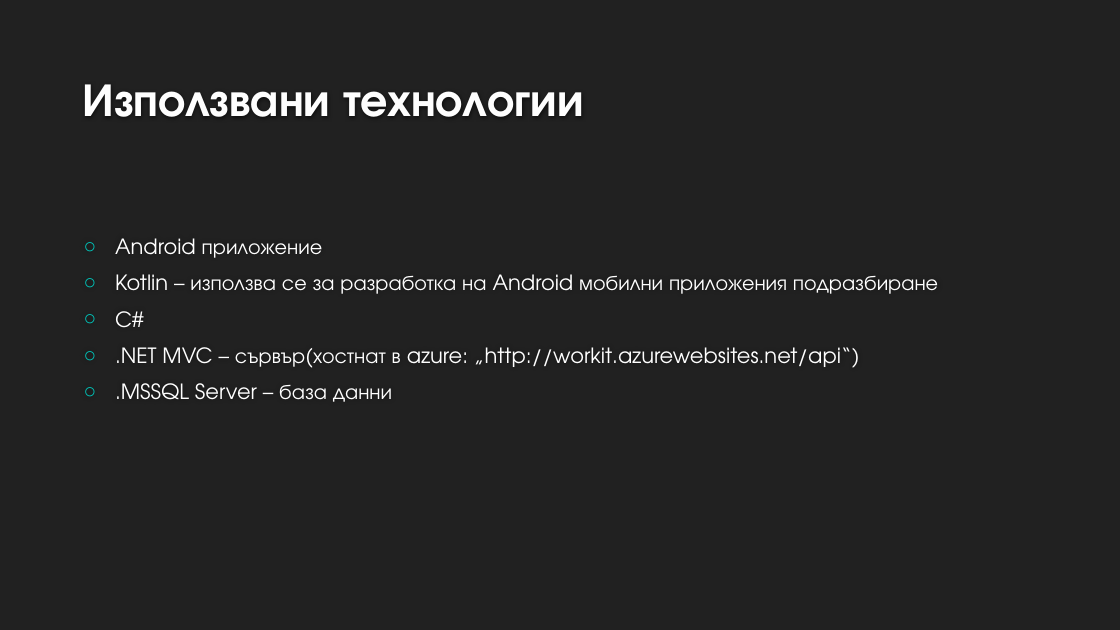
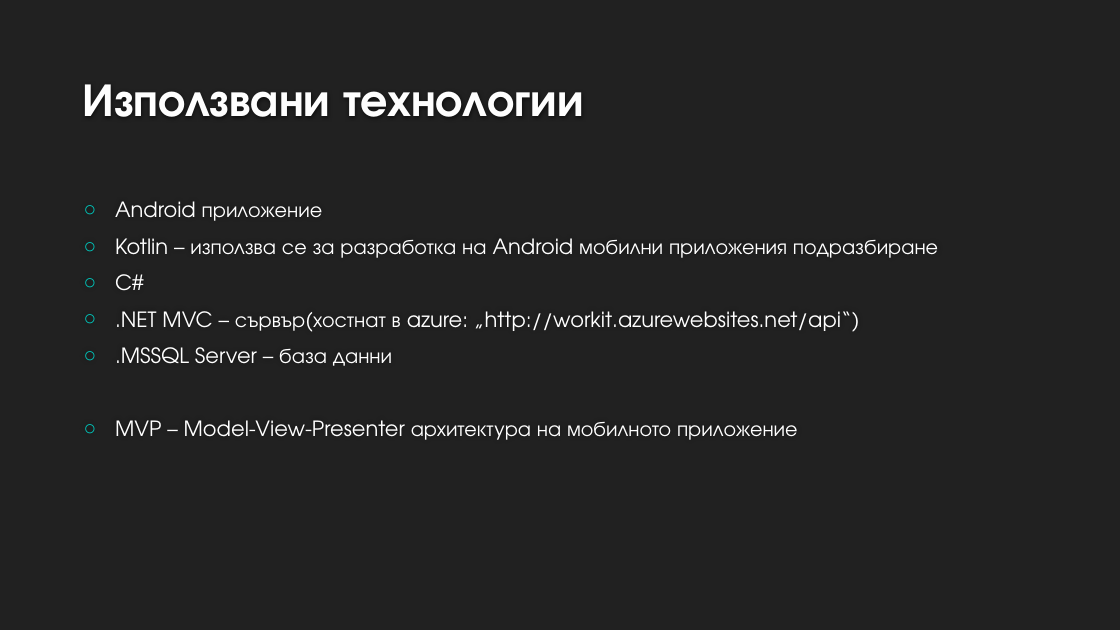
Before and after one commit to prot3ct/WorkItNow, a slide deck: slide 2 of WorkIt.pptx. Drawn at 1120x630 pixels with LibreOffice and Linux fonts; fonts in the diff are those of the drawing; background and template pictures are left out. Boxes give left, top, right and bottom in pixels: in the first picture for what was removed or moved away, otherwise in the second. Text is boxed around its words. In the diff, an @@ line names an element or a change of style, - is before the commit and + after.

Commit message:
Update presentation

```diff
--- a/WorkIt.pptx
+++ b/WorkIt.pptx
@@ text at (x1=115, y1=420, x2=798, y2=440): paragraph added @@
+○ MVP – Model-View-Presenter архитектура на мобилното приложение
```
Also in this commit, not shown: 1 other file.
